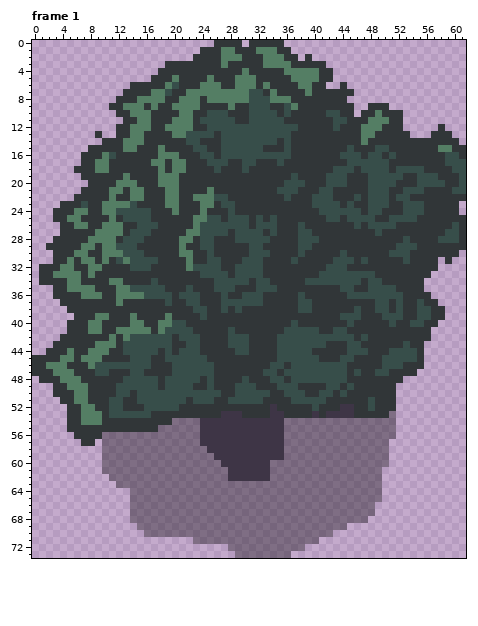
A pixel-art file gets an edit: resources/asesprite/Tree Oak Render.aseprite. The first picture shows the starting point.
62x74 pixels, 6 frames. Pixels under 10% opacity are left out. Colours within 5 levels of each other are drawn and written as one. Shown: frame 1. The commit also changed other frames, which this record leaves out.
The same view after the edit:
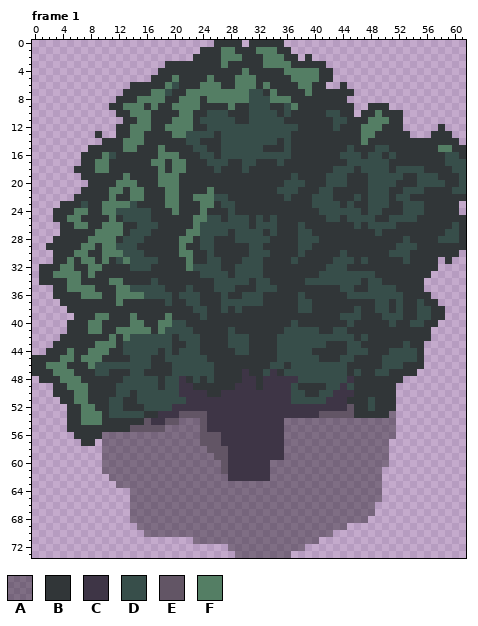
Palette (. is transparent): A #0000005a  B #313638  C #3e3546  D #374e4a  E #625565  F #547e64
Diff:
layer "Flattened" added
layer "Layer 1" now hidden
layer "Bottom" removed
Frame 1:
Colour B replaces colour D in row 48 at x 22; in row 49 at x 25; in row 50 at x 25 to 26; in row 53 at x 16.
Colour C replaces colour B in row 47 at x 30; in row 48 at x 31, 33, 36 and 45; in row 49 at x 33 to 34 and 44; in row 50 at x 27 to 28, 34 to 35, 43 and 45; in row 51 at x 22, 26 to 27, 33 to 36 and 42 to 44; in row 52 at x 21 to 33, 35 to 39 and 41 to 43.
Colour C replaces colour B in row 53 at x 18 to 20, 25 to 26, 30 to 33 and 36 to 39; in row 54 at x 17 to 18.
Colour C replaces colour D in row 47 at x 34; in row 48 at x 21, 30, 34 to 35 and 37; in row 49 at x 21 to 22, 29 to 31 and 35 to 36; in row 50 at x 21 to 24, 29 to 33, 36 and 44; in row 51 at x 23 to 25 and 28 to 32; in row 52 at x 20 and 40.
Colour E replaces colour A in row 54 at x 20; in row 55 at x 18; in row 61 at x 27.
Colour E replaces colour B in row 53 at x 21 to 24 and 41; in row 54 at x 16 and 19; in row 55 at x 14 to 17.
Colour E replaces colour C in row 52 at x 45; in row 53 at x 42 to 45; in rows 54 to 55 at x 24; in rows 56 to 57 at x 24 to 26; in row 58 at x 25 to 27; in row 59 at x 26 to 27.
Colour E replaces colour C in row 60 at x 27.
Boxes around the changes in both pictures, in picture pixels (x1, y1, x2, y2):
changed: (130, 369, 354, 474)
